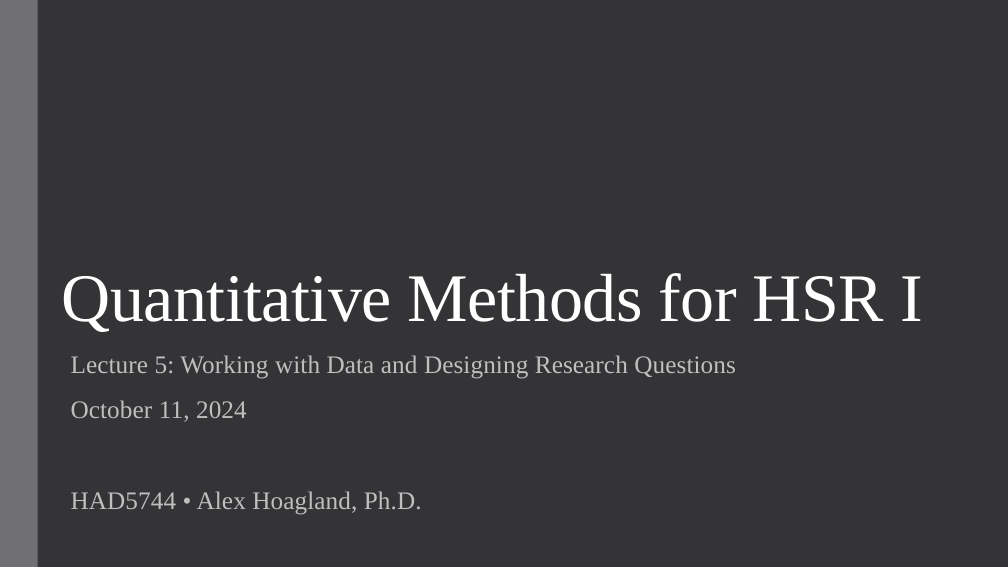
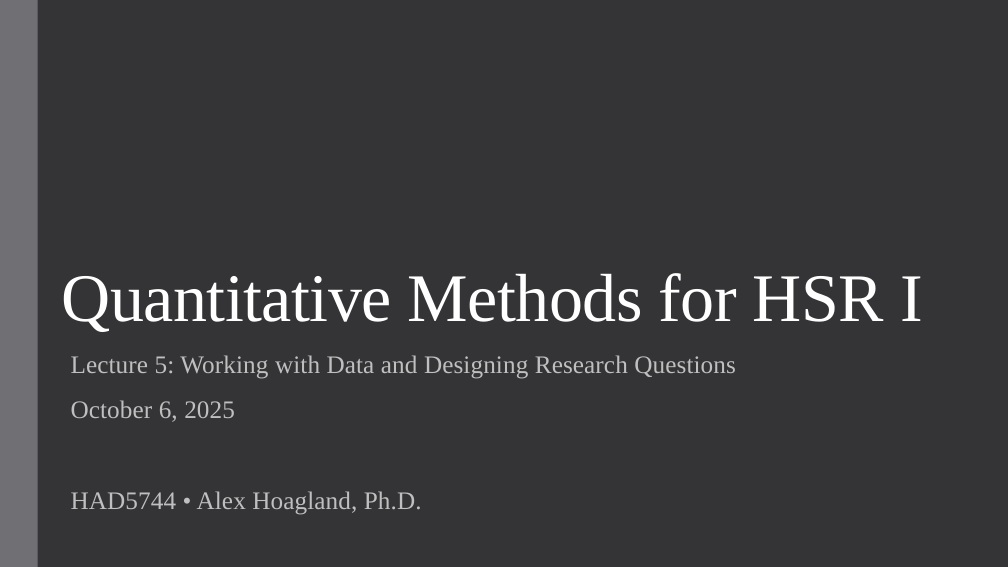
Before and after one commit to alex-hoagland/HAD5744, a slide deck: slide 1 of Lecture05_DataCleaning/Lecture5_DataCleaning-ResearchDesign.pptx. Drawn at 1008x567 pixels with LibreOffice and Linux fonts; fonts in the diff are those of the drawing. Boxes give left, top, right and bottom in pixels: in the first picture for what was removed or moved away, otherwise in the second. Text is boxed around its words. In the diff, an @@ line names an element or a change of style, - is before the commit and + after.

```diff
--- a/Lecture05_DataCleaning/Lecture5_DataCleaning-ResearchDesign.pptx
+++ b/Lecture05_DataCleaning/Lecture5_DataCleaning-ResearchDesign.pptx
@@ subtitle at <box>71,400,235,422</box>: text changed @@
-October 11, 2024
+October 6, 2025
```
Also in this commit, not shown: 1 other slide changed, 19 slides added, 11 slides removed, 7 other files.
